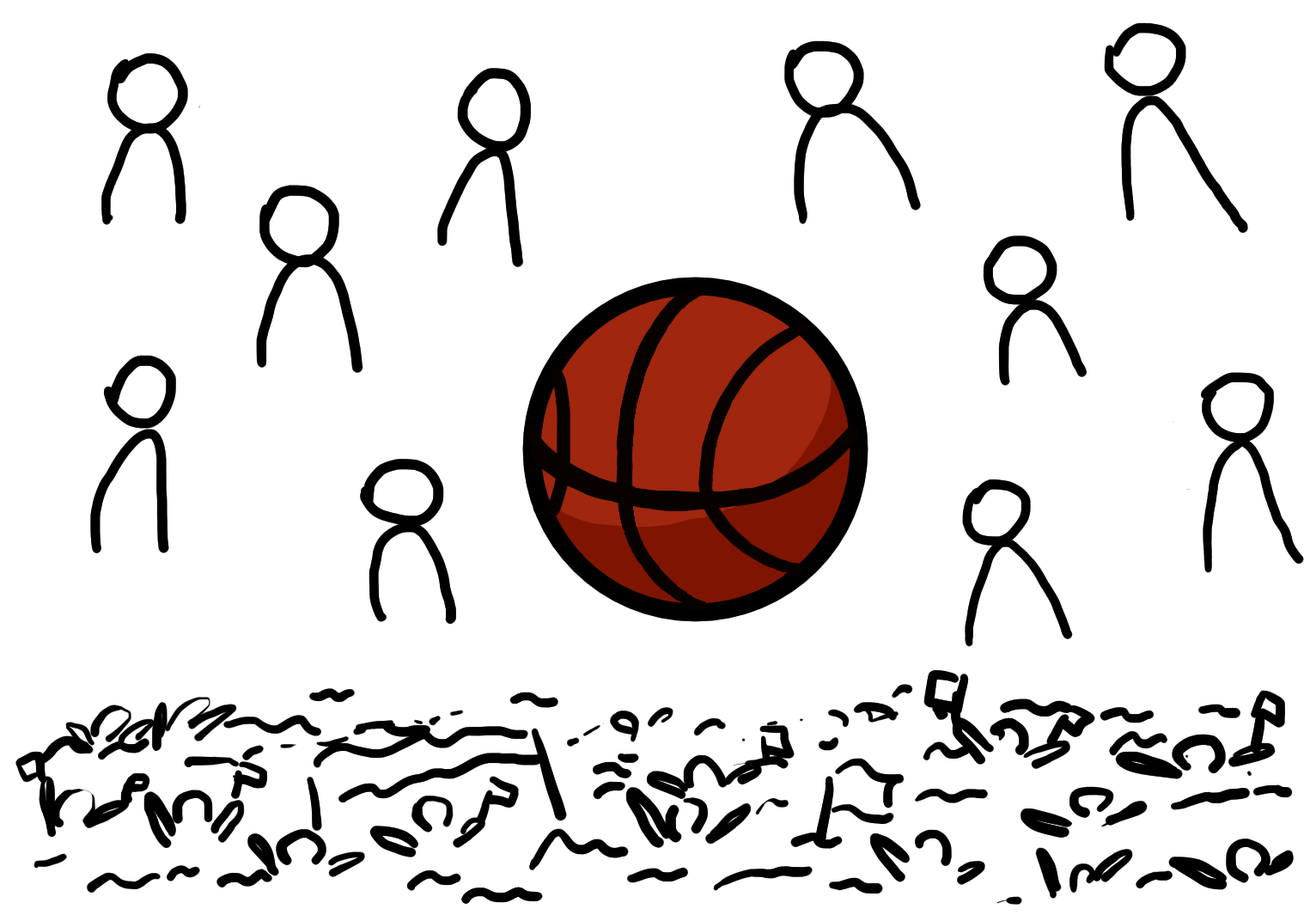
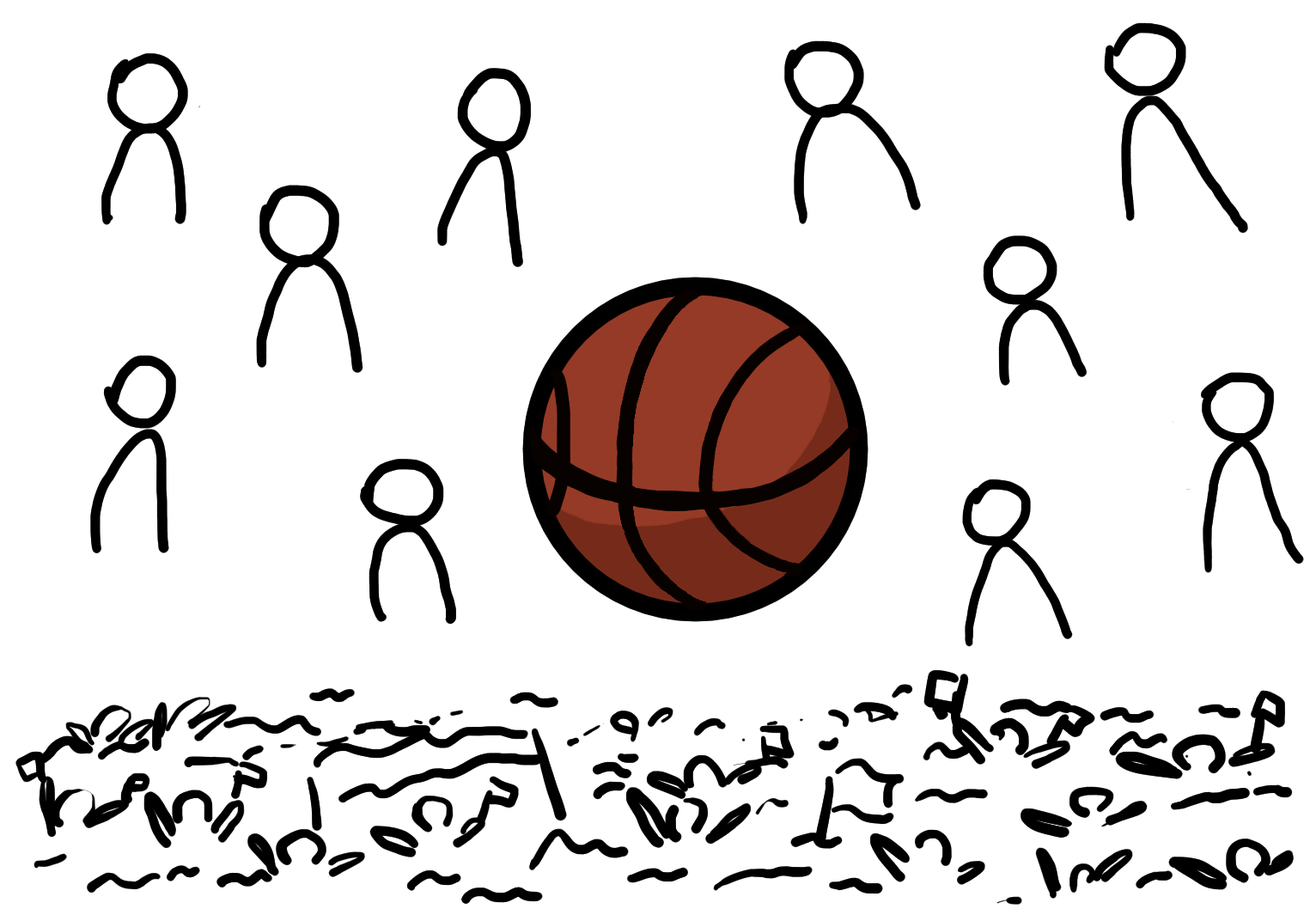
Revision of a layered 1316px x 915px image; what changed, layer by layer:
painted on "Ball Shade" over <box>523,294,851,603</box>
painted on "Ball Color" over <box>523,294,851,603</box>
